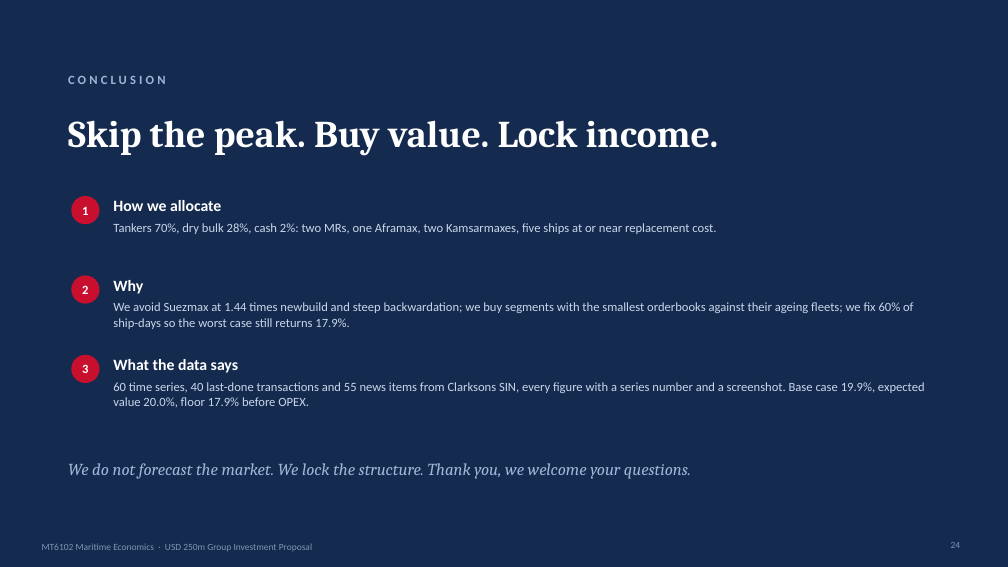
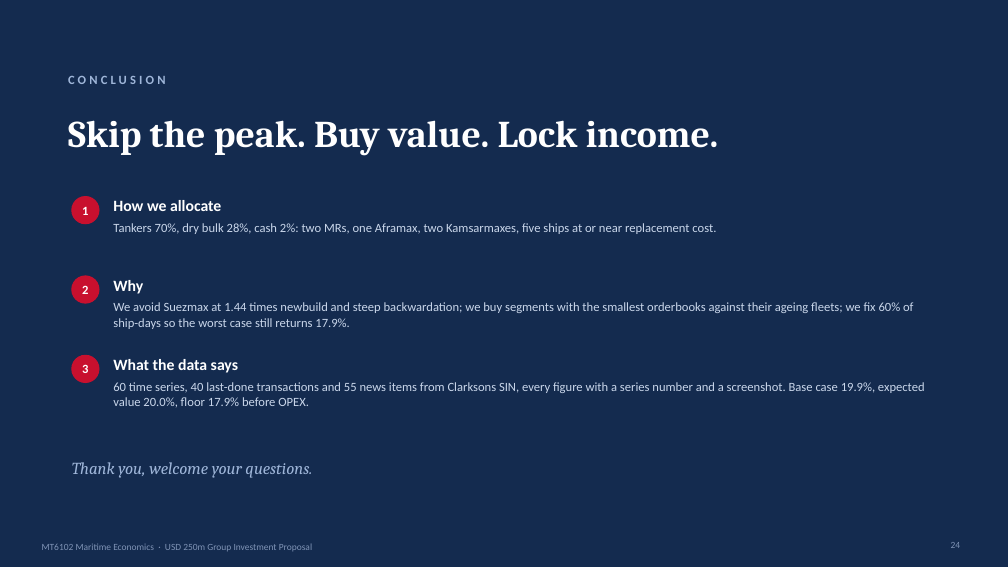
Before and after one commit to zhanmingliu2025-max/MT6102, a slide deck: slide 24 of MT6102_Group_Presentation.pptx. Drawn at 1008x567 pixels with LibreOffice and Linux fonts; fonts in the diff are those of the drawing. Boxes give left, top, right and bottom in pixels: in the first picture for what was removed or moved away, otherwise in the second. Text is boxed around its words. In the diff, an @@ line names an element or a change of style, - is before the commit and + after.

```diff
--- a/MT6102_Group_Presentation.pptx
+++ b/MT6102_Group_Presentation.pptx
@@ text at bbox=[72, 462, 312, 478]: text changed @@
-We do not forecast the market. We lock the structure. Thank you, we welcome your questions.
+Thank you, welcome your questions.
```
Also in this commit, not shown: 22 other slides changed, 2 slides removed, 3 other files.
